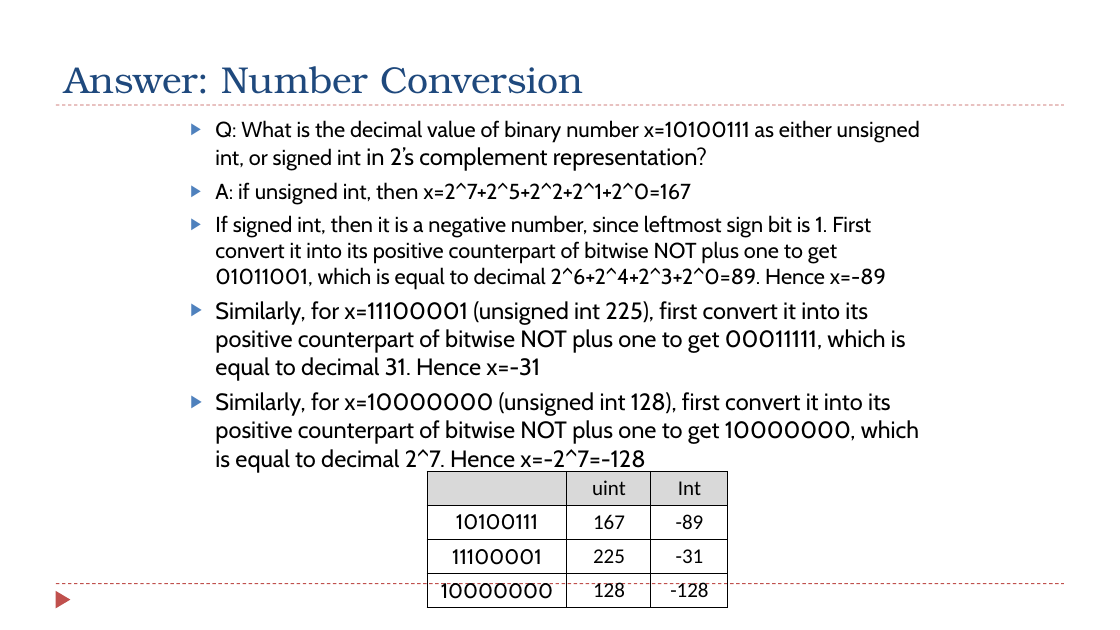
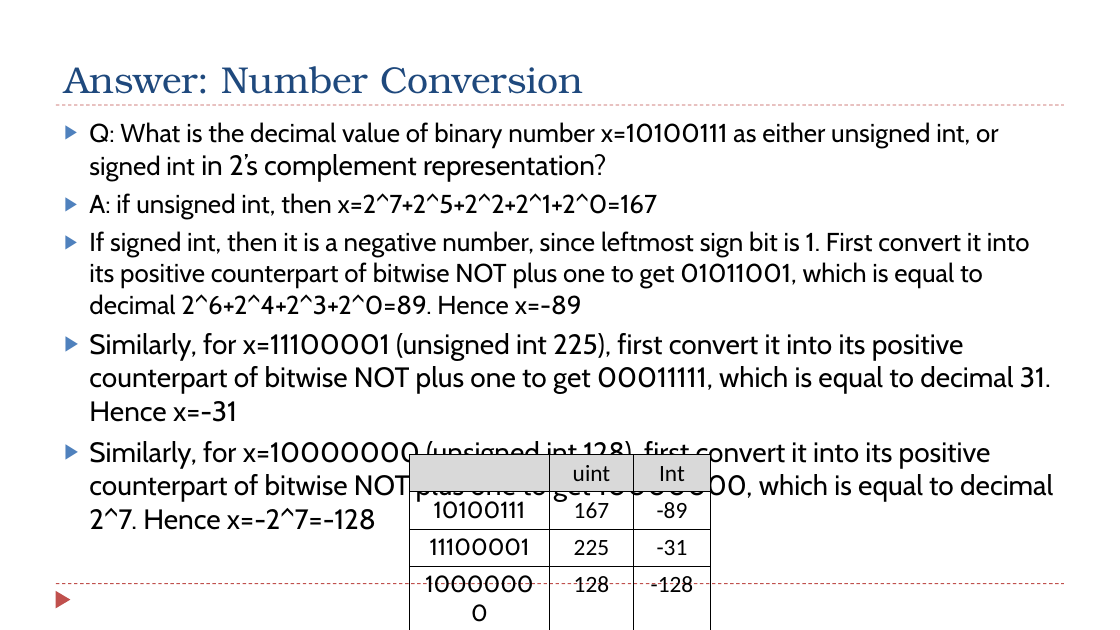
Before and after one commit to guhofstra/CSC111Sp26, a slide deck: slide 7 of PPTs/Ch2_Data_Representation_Exercises ANS.pptx. Drawn at 1120x630 pixels with LibreOffice and Linux fonts; fonts in the diff are those of the drawing. Boxes give left, top, right and bottom in pixels: in the first picture for what was removed or moved away, otherwise in the second. Text is boxed around its words. In the diff, an @@ line names an element or a change of style, - is before the commit and + after.

```diff
--- a/PPTs/Ch2_Data_Representation_Exercises ANS.pptx
+++ b/PPTs/Ch2_Data_Representation_Exercises ANS.pptx
@@ text "Q: What is the decimal ...": place and size @@
-text "Q: What is the decimal ..." at box(215, 120, 920, 473)
+text "Q: What is the decimal ..." at box(89, 122, 1053, 530)
@@ text "Q: What is the decimal ..." at box(89, 122, 1053, 530): size 18.6 to 22.2 pt in "Q: What is the decimal value of ...", "A: if unsigned int, then x=2^7+2^5+2^2+2^1+2^0=167", "If signed int, then it is a ..."; size 20.1 to 24.1 pt in "in 2’s complement representation?", "Similarly, for x=11100001 (unsigned int 225), first ...", "Similarly, for x=10000000 (unsigned int 128), first ..." @@
@@ table at box(410, 455, 712, 601) @@
@@ size 18 to 20 pt @@
@@ table: place and size @@
-table at box(427, 471, 728, 607)
+table at box(410, 455, 712, 601)
```
Also in this commit, not shown: 9 other slides changed, 21 other files.
